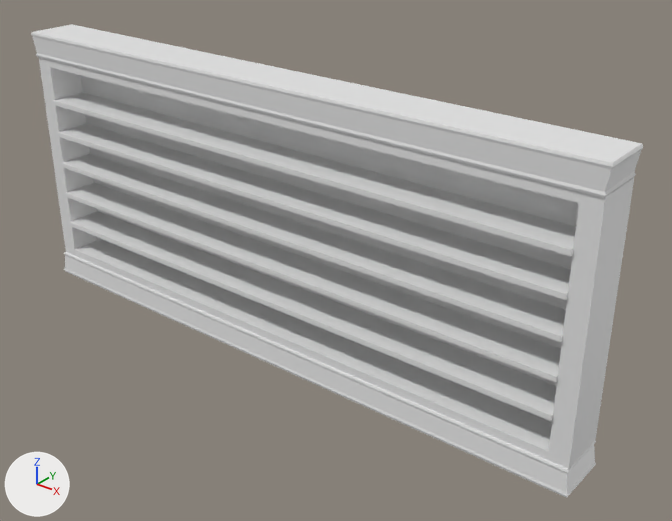
An edit to the FBX model Assets/Art/Assets/BookShelves/Long Bookshelve/Long Bookshelve Alpha.fbx, drawn before and after from the same camera.
The view is the same before and after, from a 50 mm camera at (41.15, -12.12, 8.82) aimed at (31.57, -0.15, 1.4). Lighting does not change. The marker at lower left points along +X, +Y and +Z.

Script lines for the objects in view, before the commit:
```python
me_cube = bpy.data.meshes.new('Cube')
me_cube.from_pydata(...)  # 116 vertices, 114 faces; spans x -11.93..0.44, y -0.65..0.35, z -4.16..0.3
me_cube_031 = bpy.data.meshes.new('Cube.031')
me_cube_031.from_pydata(...)  # 24 vertices, 22 faces; spans x 24.33..36.86, y -1.06..-0.05, z -8.01..-7.51
me_cube_052 = bpy.data.meshes.new('Cube.052')
me_cube_052.from_pydata(...)  # 24 vertices, 22 faces; spans x 24.33..36.86, y -1.06..-0.05, z -3.06..-2.56
ob_cube_045 = bpy.data.objects.new('Cube.045', me_cube_031)
ob_cube_045.location = (0.0, 0.0, 7.28)
ob_cube_059 = bpy.data.objects.new('Cube.059', me_cube_052)
ob_cube_059.location = (0.0, 0.0, 7.28)
ob_estanteria = bpy.data.objects.new('Estanteria', me_cube)
ob_estanteria.location = (36.35, -0.41, 3.92)
```
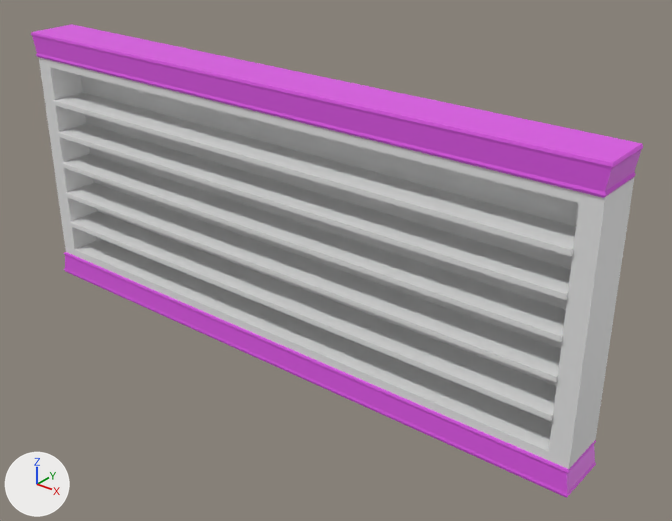
The newer file is also turned or shifted as a whole; pictures and numbers use the older file's frame.

Location of each change, [x1, y1, x2, y2] in pixels of the pictures (672 x 521 px):
'Cube.059', recoloured (white to pink)
    both: [31, 24, 643, 198]
'Cube.045', recoloured (grey to pink)
    both: [64, 252, 596, 498]

Patch to the scene script:
```diff
--- a/Assets/Art/Assets/BookShelves/Long Bookshelve/Long Bookshelve Alpha.fbx.py
+++ b/Assets/Art/Assets/BookShelves/Long Bookshelve/Long Bookshelve Alpha.fbx.py
@@ mat_material_1 @@
+mat_material_1 = principled_material('Material 1')
+mat_material_1.base_color = (0.737, 0.094, 0.8)  # pink #df56e7
@@ me_cube_031 @@
 me_cube_031.from_pydata(...)  # 24 vertices, 22 faces; spans x 24.33..36.86, y -1.06..-0.05, z -8.01..-7.51
+me_cube_031.materials.append(mat_material_1)  # pink #df56e7
@@ me_cube_052 @@
 me_cube_052.from_pydata(...)  # 24 vertices, 22 faces; spans x 24.33..36.86, y -1.06..-0.05, z -3.06..-2.56
+me_cube_052.materials.append(mat_material_1)  # pink #df56e7
```
